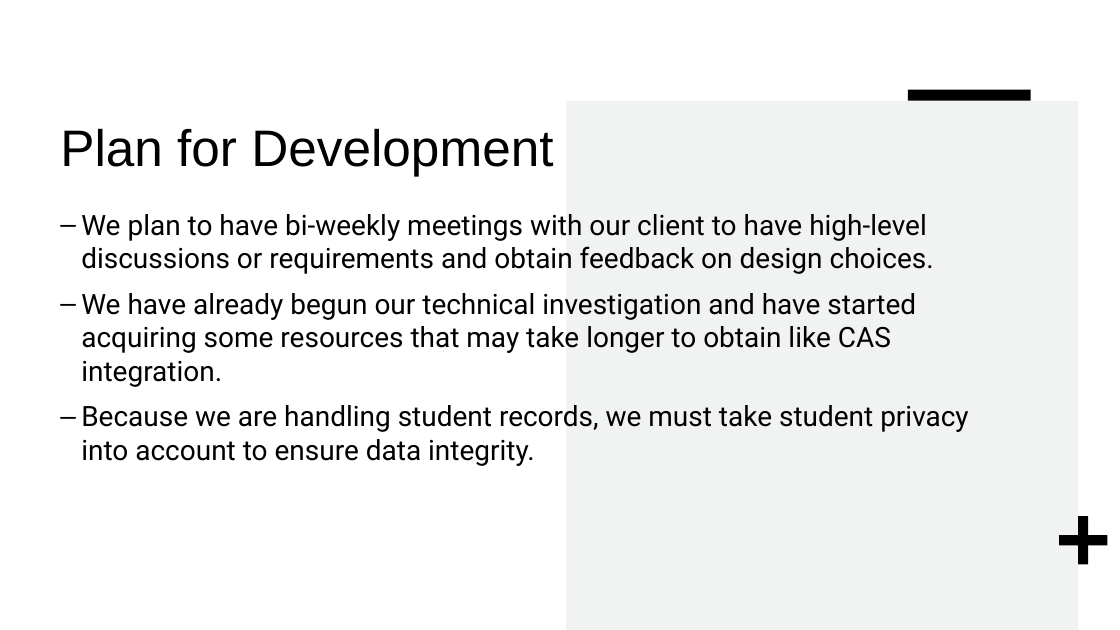
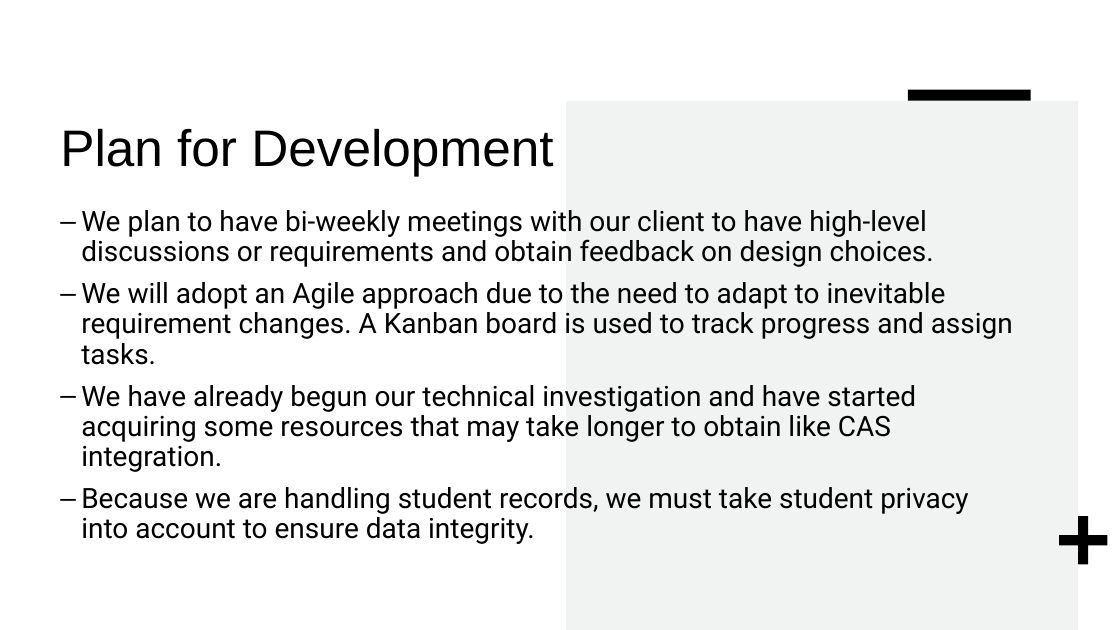
Before and after one commit to TeacherTodo/Deliverables, a slide deck: slide 8 of Teacher To-Do Mini Intro.pptx (slide 7 before the commit). Drawn at 1120x630 pixels with LibreOffice and Linux fonts; fonts in the diff are those of the drawing. Boxes give left, top, right and bottom in pixels: in the first picture for what was removed or moved away, otherwise in the second. Text is boxed around its words. In the diff, an @@ line names an element or a change of style, - is before the commit and + after.

```diff
--- a/Teacher To-Do Mini Intro.pptx
+++ b/Teacher To-Do Mini Intro.pptx
@@ text at <box>81,210,968,514</box>: line spacing 1 to 0.9 @@
@@ text at <box>81,282,1013,365</box>: paragraph added @@
+– We will adopt an Agile approach due to the need to adapt to inevitable requirement changes. A Kanban board is used to track progress and assign tasks.
```
Also in this commit, not shown: 3 other slides changed, 4 slides added, 1 slide removed.
